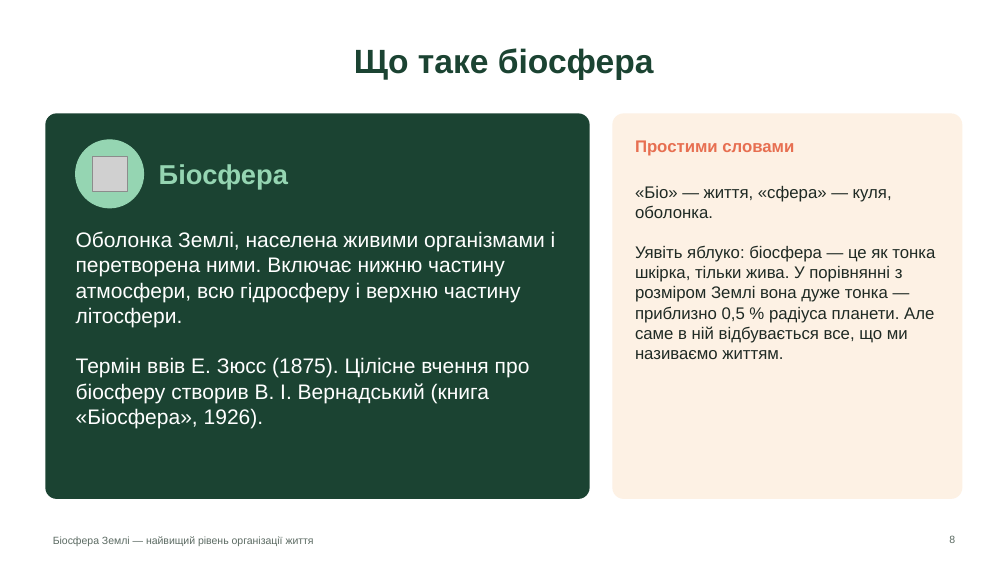
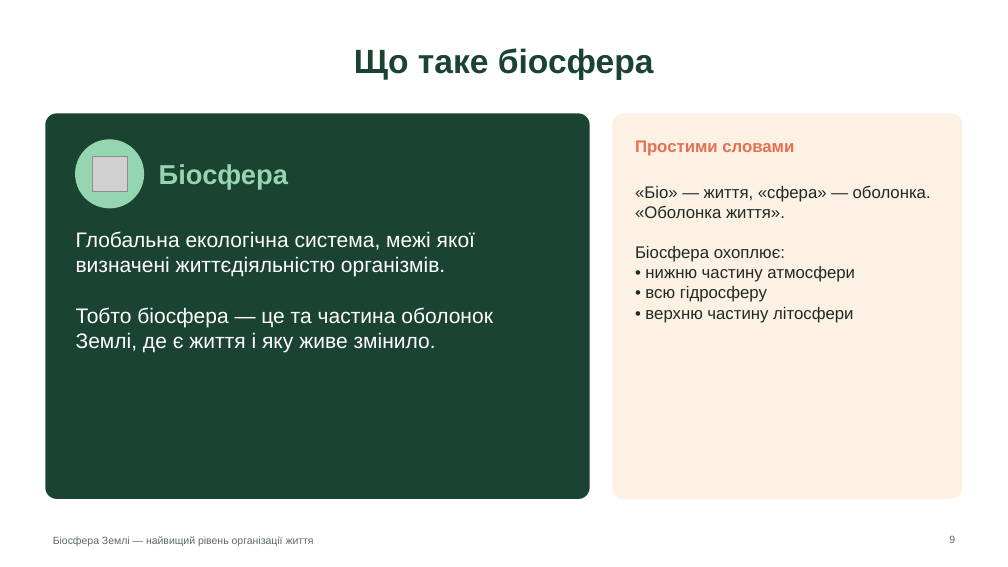
Before and after one commit to batalovatetyana-boop/-1, a slide deck: slide 9 of presentations/00_Біосфера_Землі.pptx (slide 8 before the commit). Drawn at 1008x567 pixels with LibreOffice and Linux fonts; fonts in the diff are those of the drawing; grey boxes stand for pictures. Boxes give left, top, right and bottom in pixels: in the first picture for what was removed or moved away, otherwise in the second. Text is boxed around its words. In the diff, an @@ line names an element or a change of style, - is before the commit and + after.

```diff
--- a/presentations/00_Біосфера_Землі.pptx
+++ b/presentations/00_Біосфера_Землі.pptx
@@ text at [635, 185, 931, 323]: text changed @@
-«Біо» — життя, «сфера» — куля, оболонка.
-Уявіть яблуко: біосфера — це як тонка шкірка, тільки жива. У порівнянні з розміром Землі вона дуже тонка — приблизно 0,5 % радіуса планети. Але саме в ній відбувається все, що ми називаємо життям.
+«Біо» — життя, «сфера» — оболонка. «Оболонка життя».
+Біосфера охоплює:
+• нижню частину атмосфери
+• всю гідросферу
+• верхню частину літосфери
@@ text at [76, 231, 493, 353]: text changed @@
-Оболонка Землі, населена живими організмами і перетворена ними. Включає нижню частину атмосфери, всю гідросферу і верхню частину літосфери.
-Термін ввів Е. Зюсс (1875). Цілісне вчення про біосферу створив В. І. Вернадський (книга «Біосфера», 1926).
+Глобальна екологічна система, межі якої визначені життєдіяльністю організмів.
+Тобто біосфера — це та частина оболонок Землі, де є життя і яку живе змінило.
```
Also in this commit, not shown: 13 other slides changed, 14 slides added, 30 slides removed, 2 other files.
